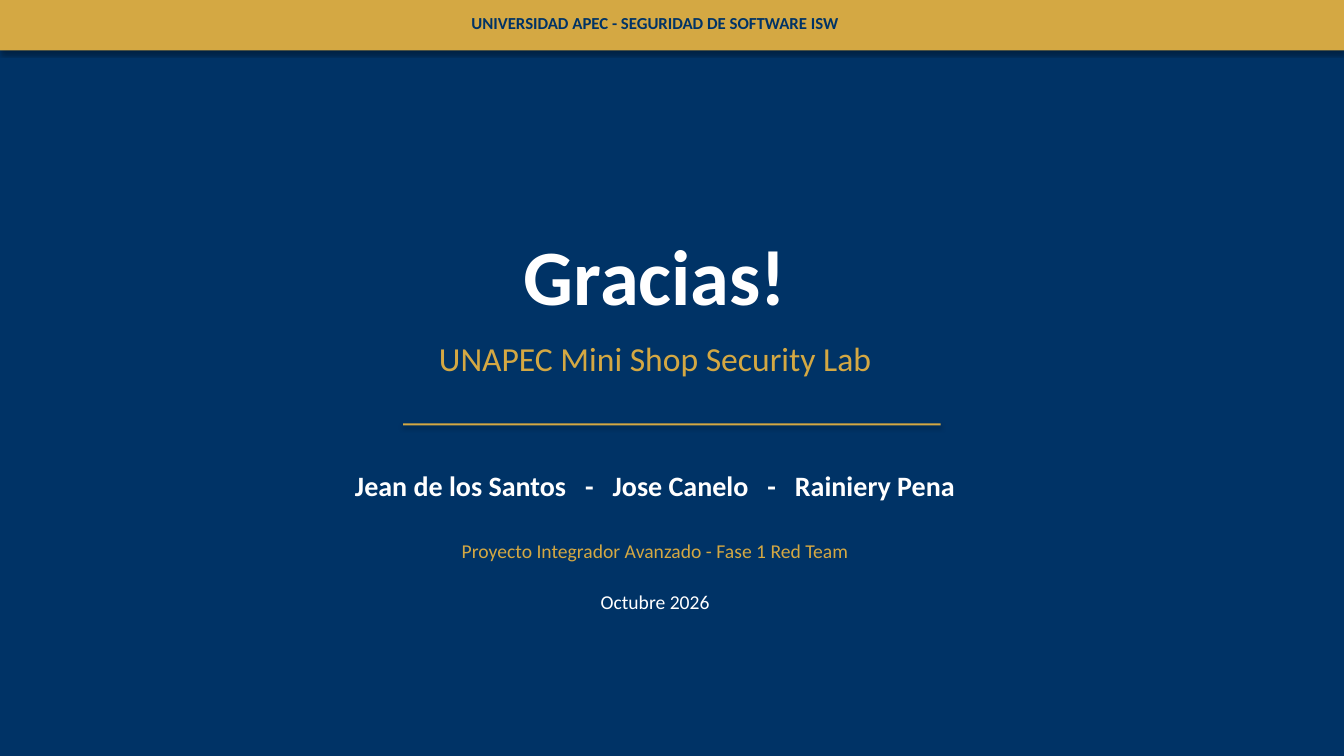
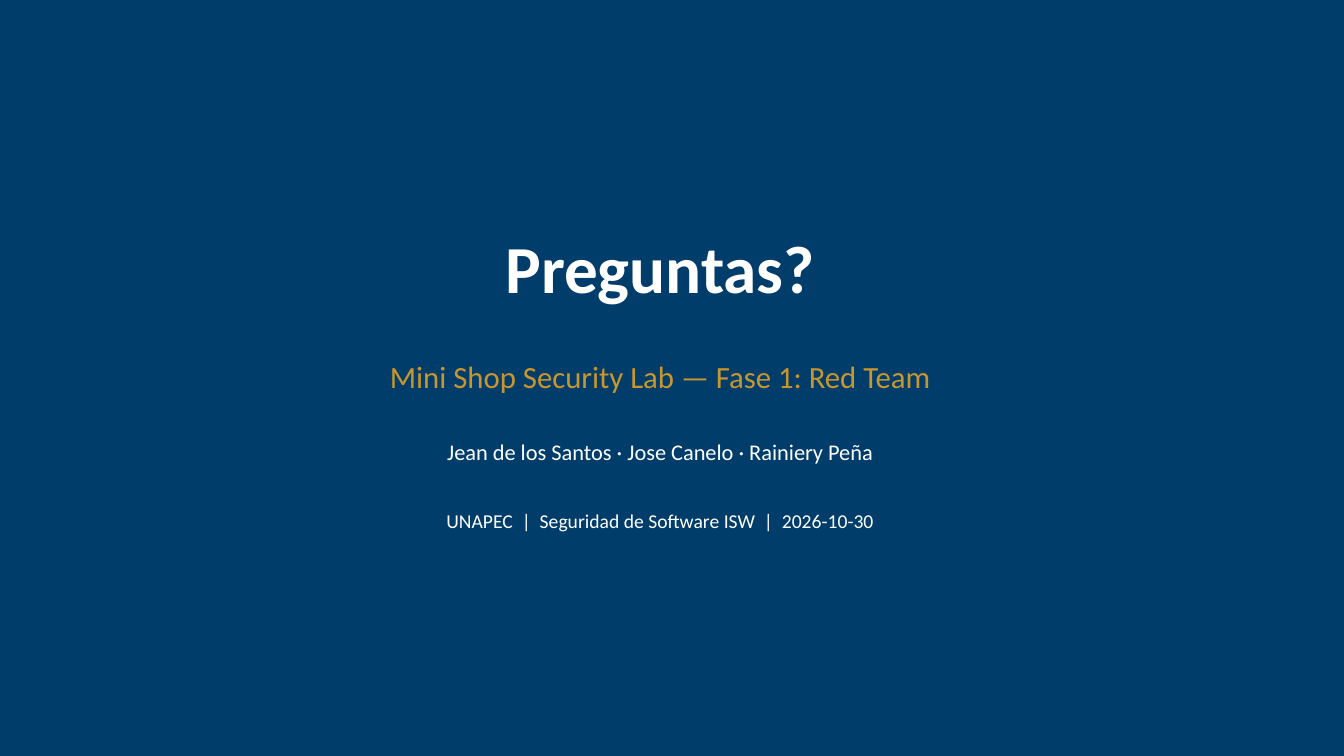
Before and after one commit to RainieryPeniaJrg/unapec-isw-mini-shop-security-lab, a slide deck: slide 27 of docs/fase1/presentacion-fase1-minishop.pptx (slide 20 before the commit). Drawn at 1344x756 pixels with LibreOffice and Linux fonts; fonts in the diff are those of the drawing. Boxes give left, top, right and bottom in pixels: in the first picture for what was removed or moved away, otherwise in the second. Text is boxed around its words. In the diff, an @@ line names an element or a change of style, - is before the commit and + after.

```diff
--- a/docs/fase1/presentacion-fase1-minishop.pptx
+++ b/docs/fase1/presentacion-fase1-minishop.pptx
@@ background #003366 to #003D6B @@
@@ rectangle removed at [0,0,1344,50] @@
@@ text removed at [471,18,838,29] @@
-UNIVERSIDAD APEC - SEGURIDAD DE SOFTWARE ISW
@@ text at [505,246,815,305]: text changed; size 56 to 48 pt @@
-Gracias!
+Preguntas?
@@ text at [390,366,930,393]: text changed; size 24 to 22 pt; text colour #D4A843 to #C8962E @@
-UNAPEC Mini Shop Security Lab
+Mini Shop Security Lab — Fase 1: Red Team
@@ rectangle removed at [403,423,941,425] @@
@@ text at [447,444,873,464]: text changed; size 20 to 16 pt; bold off @@
-Jean de los Santos - Jose Canelo - Rainiery Pena
+Jean de los Santos · Jose Canelo · Rainiery Peña
@@ text added at [446,514,874,532], 14 pt, text #FFFFFF @@
+UNAPEC | Seguridad de Software ISW | 2026-10-30
@@ text removed at [462,544,848,562] @@
-Proyecto Integrador Avanzado - Fase 1 Red Team
@@ text removed at [601,595,710,609] @@
-Octubre 2026
```
Also in this commit, not shown: 1 other slide changed, 25 slides added, 18 slides removed, 22 other files.
